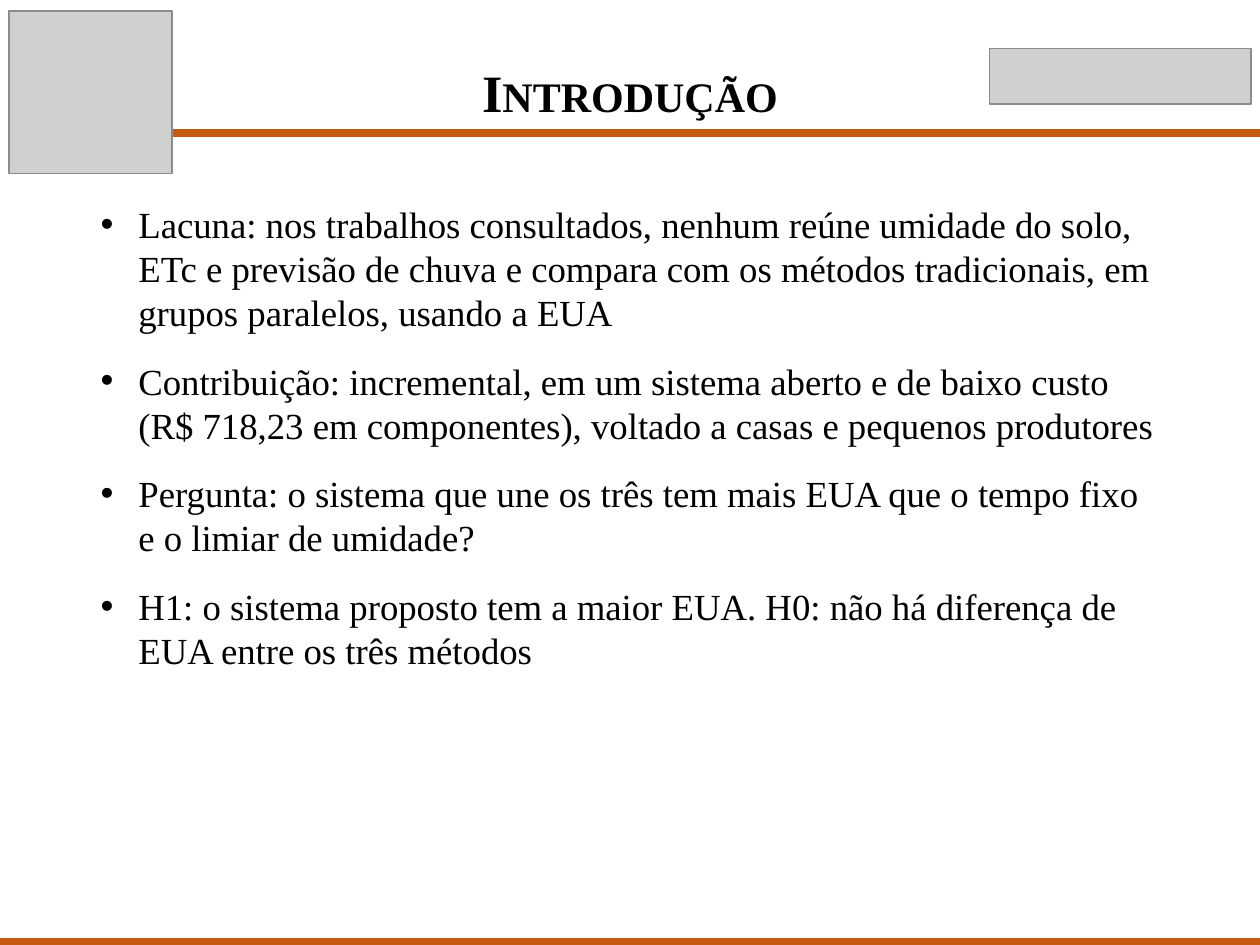
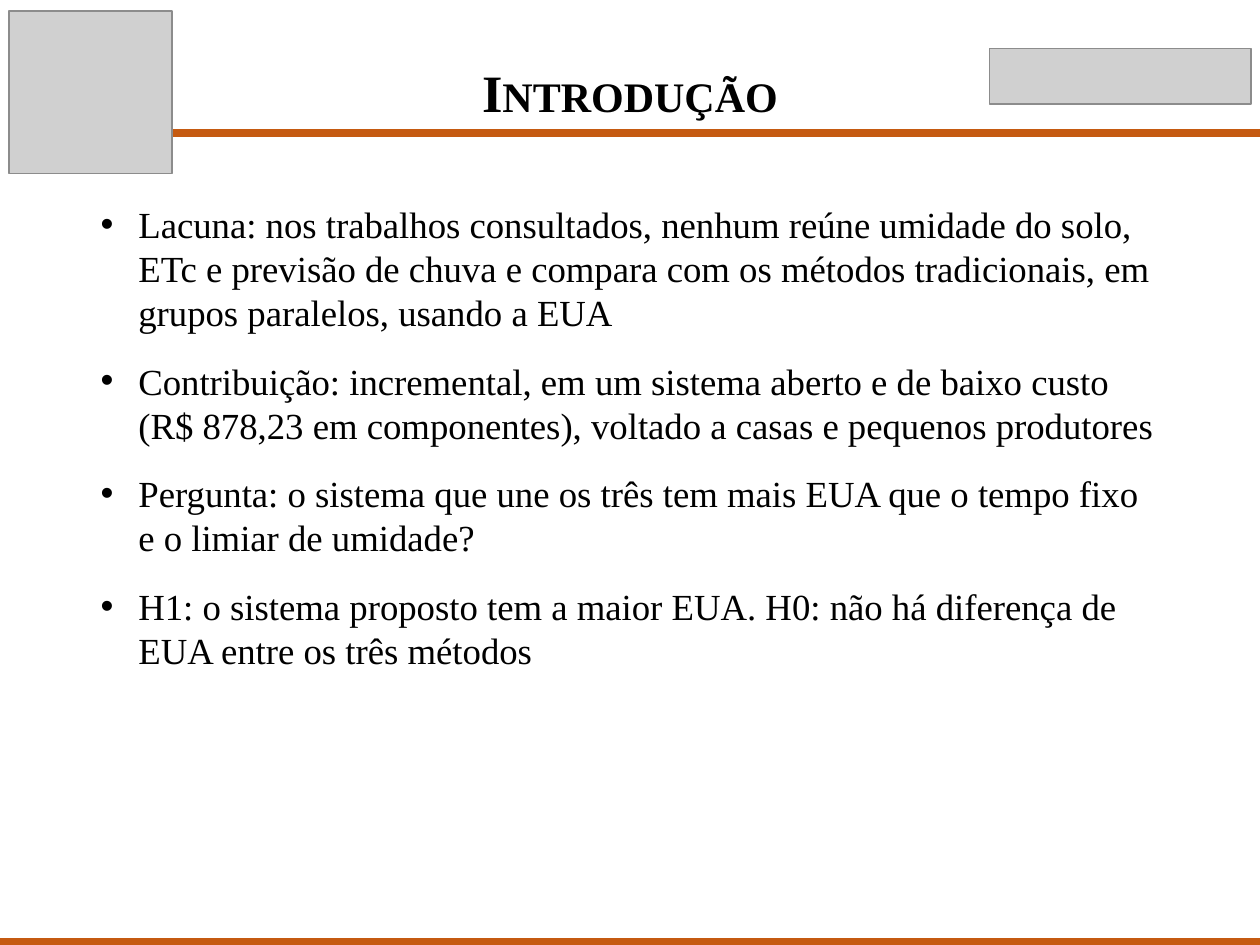
Before and after one commit to Scaglia05/irrigacao-inteligente, a slide deck: slide 4 of docs/p2/Apresentacao_TCC_P2.pptx. Drawn at 1260x945 pixels with LibreOffice and Linux fonts; fonts in the diff are those of the drawing; grey boxes stand for pictures. Boxes give left, top, right and bottom in pixels: in the first picture for what was removed or moved away, otherwise in the second. Text is boxed around its words. In the diff, an @@ line names an element or a change of style, - is before the commit and + after.

```diff
--- a/docs/p2/Apresentacao_TCC_P2.pptx
+++ b/docs/p2/Apresentacao_TCC_P2.pptx
@@ text at (138, 369, 1153, 446): text changed @@
-• Contribuição: incremental, em um sistema aberto e de baixo custo (R$ 718,23 em componentes), voltado a casas e pequenos produtores
+• Contribuição: incremental, em um sistema aberto e de baixo custo (R$ 878,23 em componentes), voltado a casas e pequenos produtores
```
Also in this commit, not shown: 2 other files.
